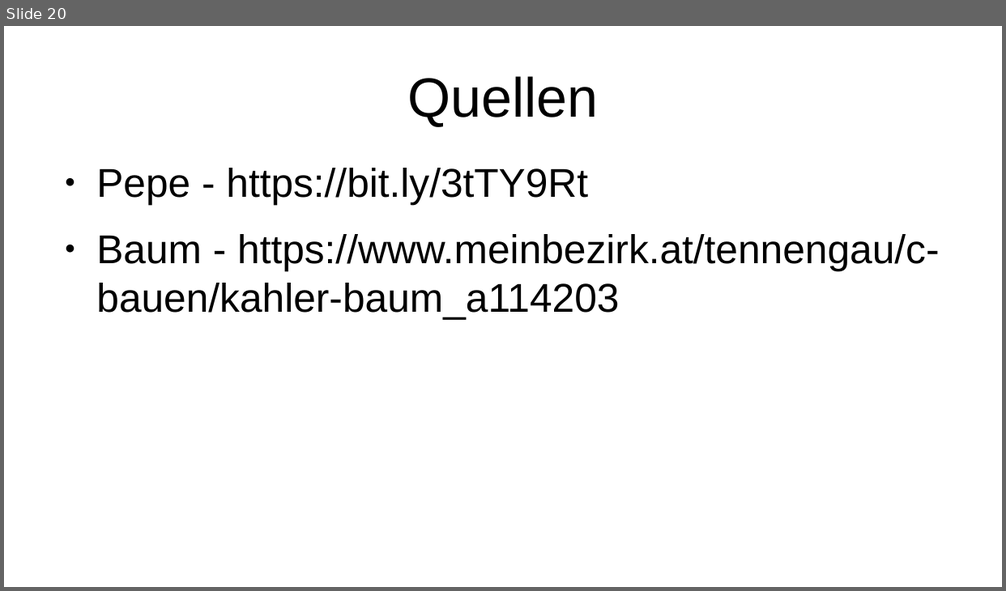
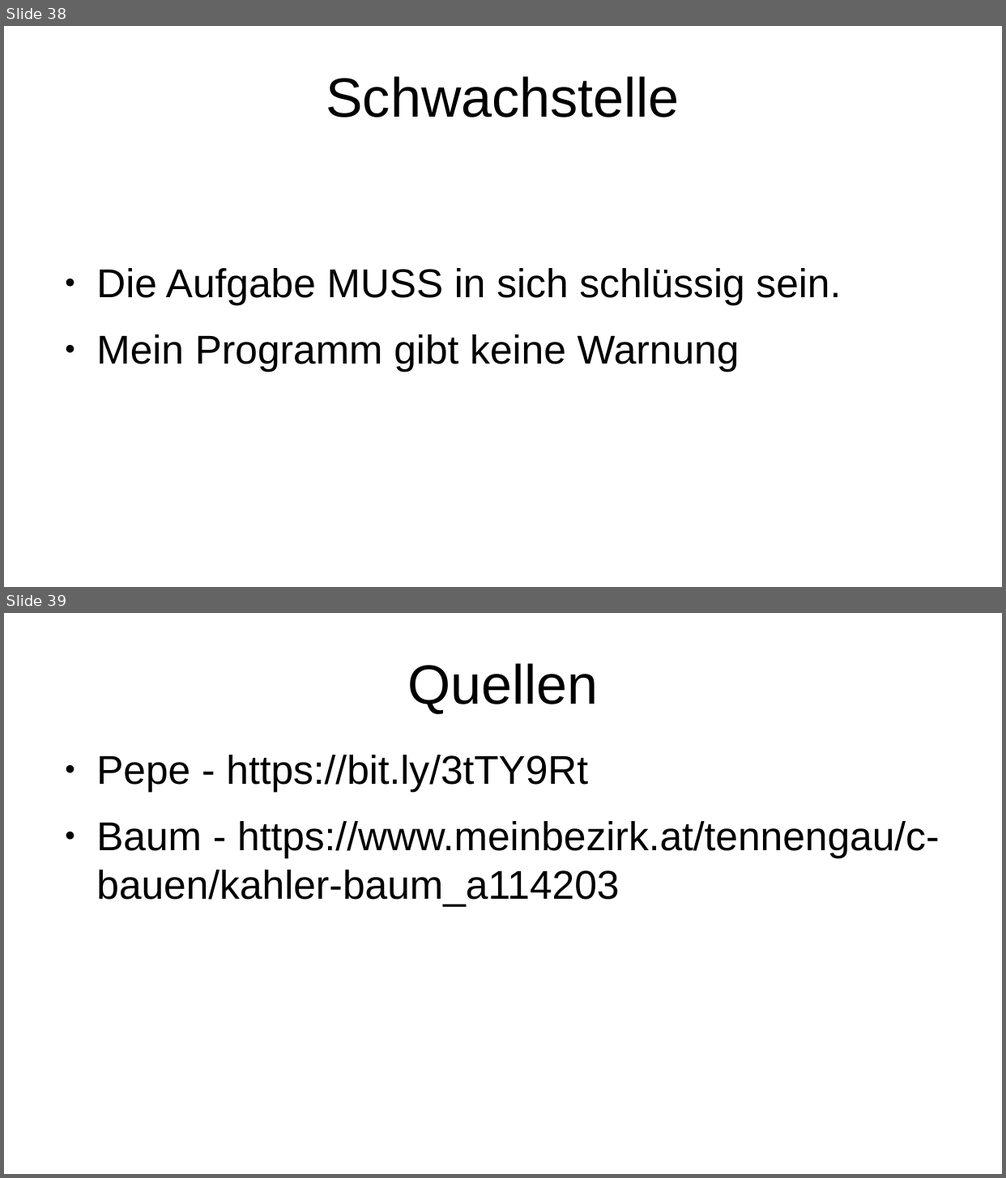
Before and after one commit to HeIIow2/physik_schaltkreise, a slide deck: präsentation/präsentation.odp. Shown one above the other, each under a label of ours: slide 20 before the commit, slides 38 and 39 after it. The pictures are 1006x591 and 1006x1178 pixels, drawn with LibreOffice and Linux fonts; fonts in the diff are those of the drawing. Boxes give left, top, right and bottom in pixels: in the first picture for what was removed or moved away, otherwise in the second. Text is boxed around its words. In the diff, an @@ line names an element or a change of style, - is before the commit and + after.

```diff
--- a/präsentation/präsentation.odp
+++ b/präsentation/präsentation.odp
@@ slide 38 added at (x1=4, y1=26, x2=1002, y2=587), background #FFFFFF @@
@@ title added at (x1=326, y1=76, x2=679, y2=118), 44 pt, text #000000 @@
+Schwachstelle
@@ text added at (x1=96, y1=268, x2=841, y2=371), 32 pt, text #000000 @@
+● Die Aufgabe MUSS in sich schlüssig sein.
+● Mein Programm gibt keine Warnung
@@ what was slide 20 is now slide 39 @@
```
Also in this commit, not shown: 19 other slides added, 1 slide removed, 1 other file.
